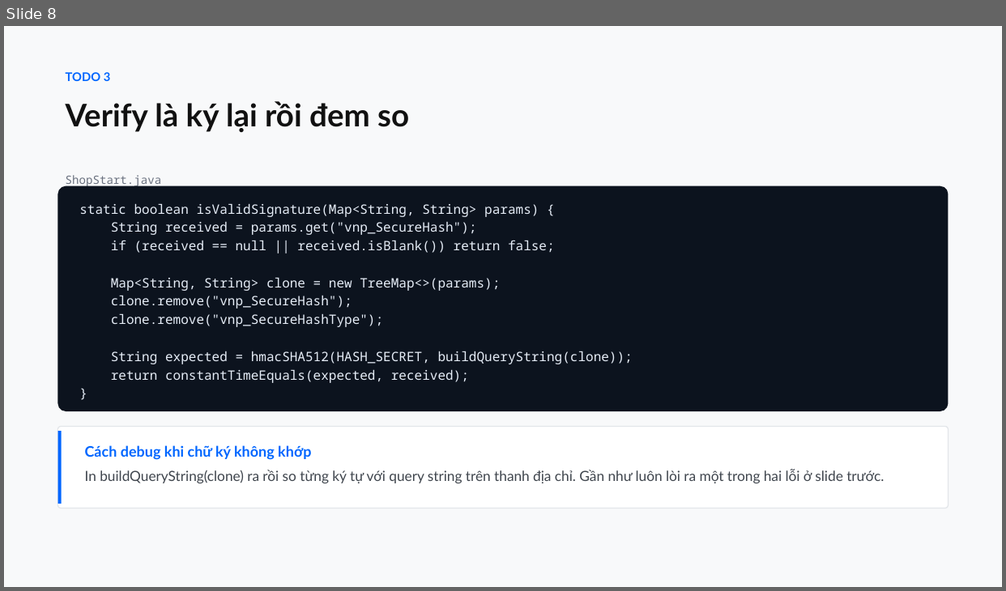
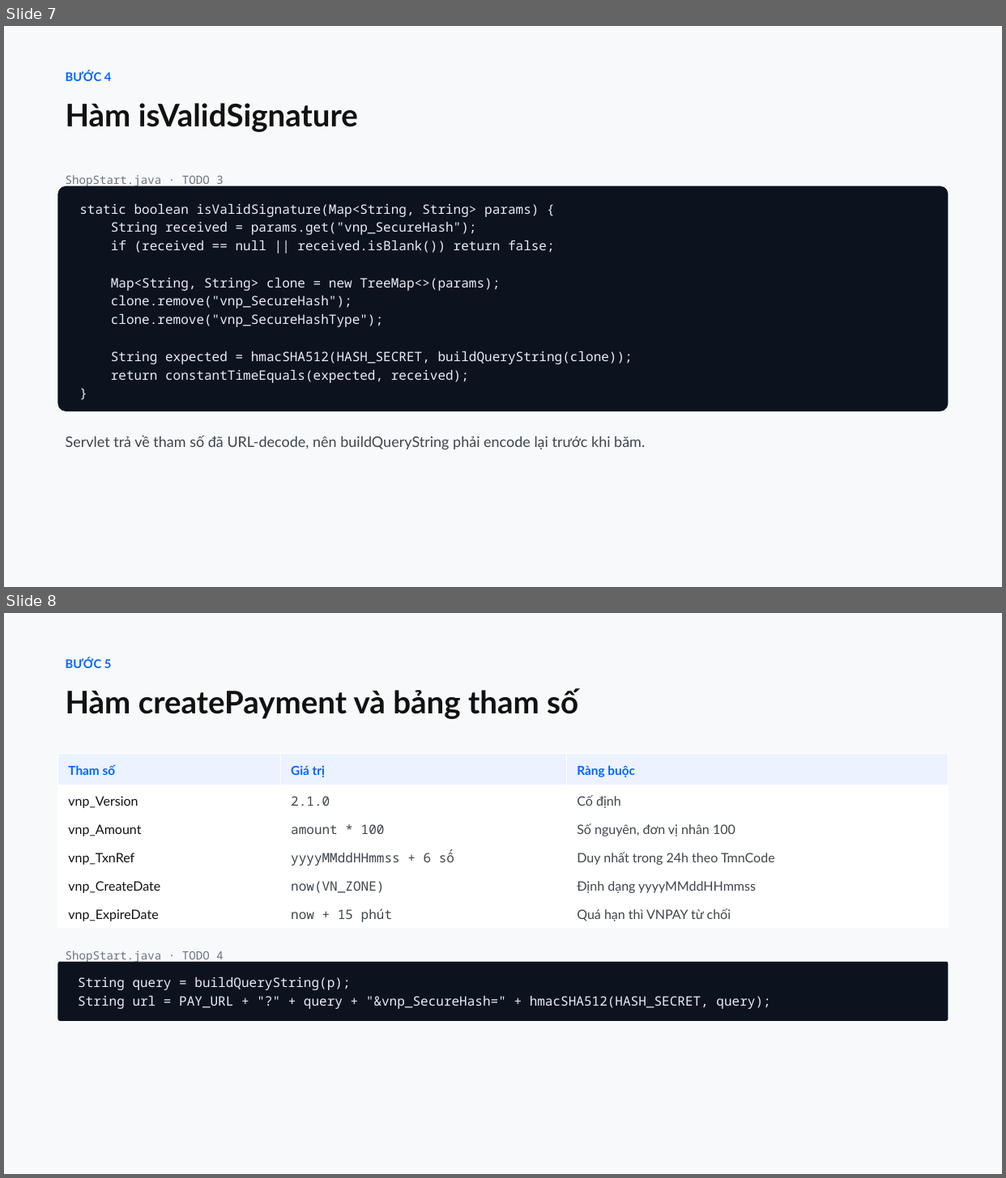
Before and after one commit to conchocon154/vnpay-seminar, a slide deck: VNPAY-seminar.pptx. Shown one above the other, each under a label of ours: slide 8 before the commit, slides 7 and 8 after it. The pictures are 1006x591 and 1006x1178 pixels, drawn with LibreOffice and Linux fonts; fonts in the diff are those of the drawing. Boxes give left, top, right and bottom in pixels: in the first picture for what was removed or moved away, otherwise in the second. Text is boxed around its words. In the diff, an @@ line names an element or a change of style, - is before the commit and + after.

```diff
--- a/VNPAY-seminar.pptx
+++ b/VNPAY-seminar.pptx
@@ slide 8 added at (x1=4, y1=613, x2=1002, y2=1174), background #F8F9FA @@
@@ text added at (x1=66, y1=658, x2=578, y2=719), 30 pt, text #111111, bold @@
+BƯỚC 5
+Hàm createPayment và bảng tham số
@@ table added at (x1=58, y1=754, x2=948, y2=927), 6 rows, 3 columns @@
+Tham số | Giá trị | Ràng buộc
+vnp_Version | 2.1.0 | Cố định
+vnp_Amount | amount * 100 | Số nguyên, đơn vị nhân 100
+vnp_TxnRef | yyyyMMddHHmmss + 6 số | Duy nhất trong 24h theo TmnCode
+vnp_CreateDate | now(VN_ZONE) | Định dạng yyyyMMddHHmmss
+vnp_ExpireDate | now + 15 phút | Quá hạn thì VNPAY từ chối
@@ text added at (x1=66, y1=951, x2=223, y2=963), 11 pt, text #6B7280 @@
+ShopStart.java · TODO 4
@@ rounded rectangle added at (x1=58, y1=962, x2=948, y2=1021), fill #0C131E, 12.5 pt, text #E6EDF7 @@
+String query = buildQueryString(p);
+String url = PAY_URL + "?" + query + "&vnp_SecureHash=" + hmacSHA512(HASH_SECRET, query);
@@ what was slide 8 is now slide 7 @@
@@ slide 7 changed as well @@
@@ text at (x1=66, y1=71, x2=358, y2=132): text changed @@
-TODO 3
-Verify là ký lại rồi đem so
+BƯỚC 4
+Hàm isValidSignature
@@ text at (x1=66, y1=175, x2=223, y2=187): text changed @@
-ShopStart.java
+ShopStart.java · TODO 3
@@ rounded rectangle removed at (x1=58, y1=426, x2=948, y2=508) @@
@@ rectangle removed at (x1=58, y1=431, x2=61, y2=504) @@
@@ text added at (x1=66, y1=435, x2=645, y2=450), 14 pt, text #3F454D @@
+Servlet trả về tham số đã URL-decode, nên buildQueryString phải encode lại trước khi băm.
@@ text removed at (x1=85, y1=446, x2=884, y2=484) @@
-Cách debug khi chữ ký không khớp
-In buildQueryString(clone) ra rồi so từng ký tự với query string trên thanh địa chỉ. Gần như luôn lòi ra một trong hai lỗi ở slide trước.
```
Also in this commit, not shown: 3 other slides changed, 9 other slides added, 15 slides removed, 1 other file.
